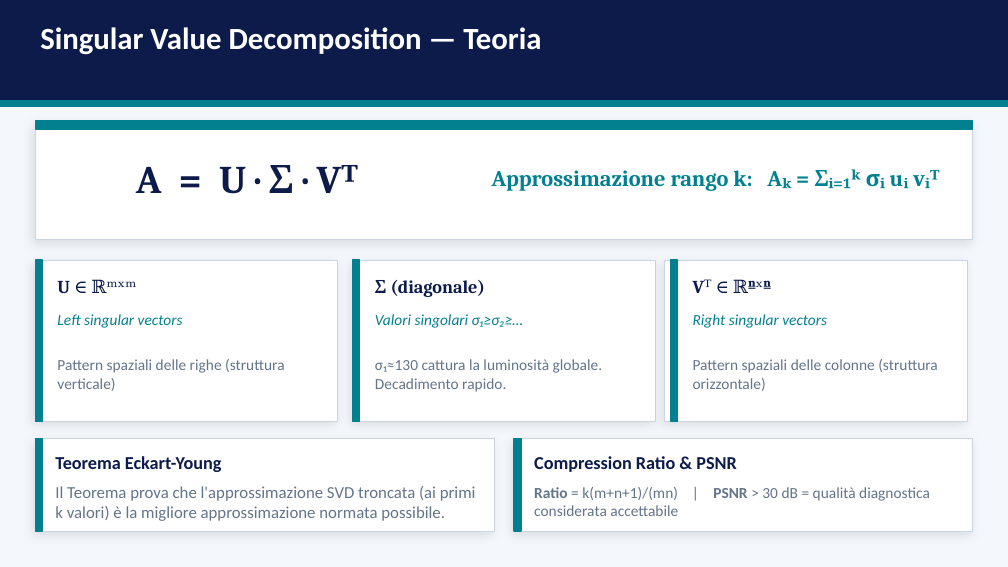
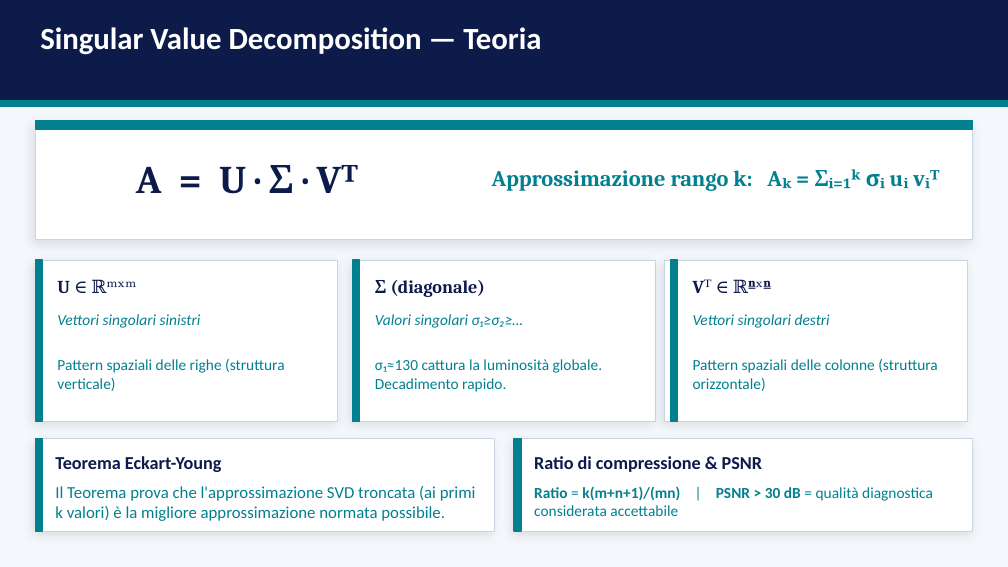
Before and after one commit to andreapatruno1/Image-Compression-and-Analysis, a slide deck: slide 5 of docs/SVD e PCA per l'analisi di immagini mediche.pptx. Drawn at 1008x567 pixels with LibreOffice and Linux fonts; fonts in the diff are those of the drawing. Boxes give left, top, right and bottom in pixels: in the first picture for what was removed or moved away, otherwise in the second. Text is boxed around its words. In the diff, an @@ line names an element or a change of style, - is before the commit and + after.

```diff
--- a/docs/SVD e PCA per l'analisi di immagini mediche.pptx
+++ b/docs/SVD e PCA per l'analisi di immagini mediche.pptx
@@ text at <box>57,314,201,328</box>: text changed @@
-Left singular vectors
+Vettori singolari sinistri
@@ text at <box>693,314,830,328</box>: text changed @@
-Right singular vectors
+Vettori singolari destri
@@ text colour #64748B to #028090 in 4 elements at <box>57,359,285,391</box>, <box>375,359,603,392</box>, <box>693,359,938,391</box>, <box>55,486,476,521</box> @@
@@ text "Ratio = k(m+n+1)/(mn) | PSNR ..." at <box>534,486,933,516</box>: text colour #64748B to #028090; bold on in "k(m+n+1)/(mn) > 30 dB" @@
@@ text at <box>534,456,762,472</box>: text changed @@
-Compression Ratio & PSNR
+Ratio di compressione & PSNR
```
Also in this commit, not shown: 9 other slides changed, 5 other files.
